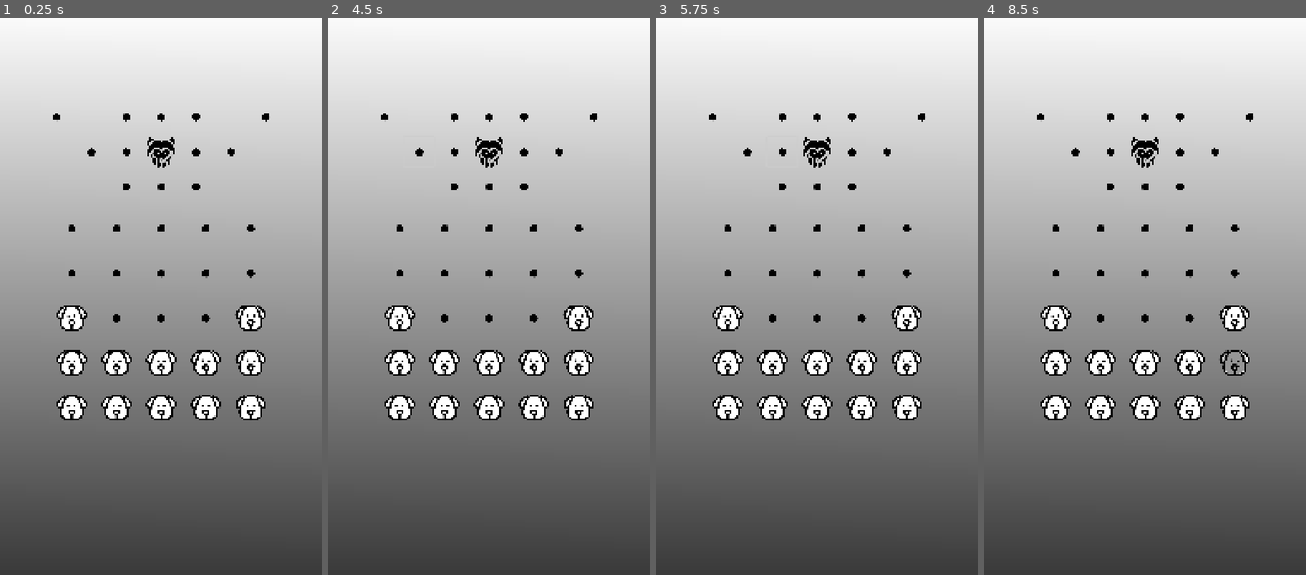
Above: before the commit, frames 1-4 (left to right).
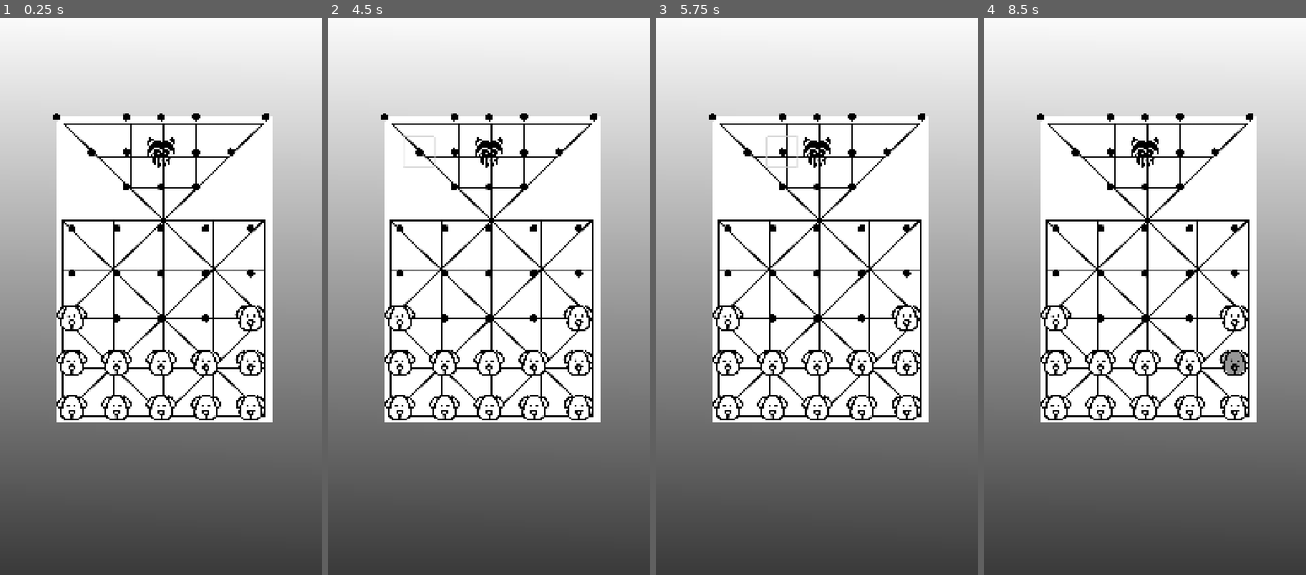
Above: after the commit, the same moments.

Repository: LeYohan-rgb/komikan
Game: Godot game, scene res://Scenes/game_scene.tscn
The game is run twice, just before and just after one commit, with the same random seed, the same clock (stepped at 60 frames per second) and the same inputs. This scene is started directly instead of the project's main scene.
Inputs (mouse positions are in pixels of both pictures, inside the frame that each line leads up to):
- Up to frame 1 (0.25 s): no input
- Up to frame 2 (4.5 s): click (385, 118) at 0.52 s; tap Enter at 1.25, 2.75, 4.25 s; move the mouse to (472, 402) at 1.27 s; hold Up 1.28-2.78 s; tap Alt at 1.35, 2.85, 4.35 s; click (472, 402) at 1.42 s; tap Space at 2, 3.5 s; move the mouse to (585, 374) at 2.02 s; tap Shift at 2.1, 3.6 s; move the mouse to (392, 201) at 2.77 s; hold Left 2.78-4.28 s; move the mouse to (505, 290) at 3.52 s; click (505, 290) at 3.67 s; move the mouse to (440, 146) at 4.27 s; hold Down from 4.28 s (still down)
- Up to frame 3 (5.75 s): tap Space at 5 s; move the mouse to (887, 257) at 5.02 s; release Down at 5.03 s; hold Right from 5.03 s (still down); tap Shift at 5.1 s
- Up to frame 4 (8.5 s): move the mouse to (1080, 318) at 5.77 s; release Right at 5.78 s; hold Up 5.78-6.53 s; tap Alt at 5.85, 7.35 s; click (1080, 318) at 5.92 s; move the mouse to (1177, 162) at 6.52 s; hold Right from 6.53 s (still down); tap Shift at 6.6, 8.1 s; move the mouse to (1128, 402) at 7.27 s; move the mouse to (1241, 374) at 8.02 s; click (1241, 374) at 8.17 s

The runs differ from the first frame. In frame 1, 32% of the frame differs, in the area x 17-85%, y 17-73%; in frame 2, 32%; in frame 3, 32%; in frame 4, 32%.

Commit message:
Began redoing the neighbors models by including all 8 directions

Diff:
--- a/Scenes/game_scene.tscn
+++ b/Scenes/game_scene.tscn
@@ -2,6 +2,7 @@
 
 [ext_resource type="Script" uid="uid://c0oub7gjp7j7i" path="res://Scripts/game_scene.gd" id="1_b6fju"]
 [ext_resource type="PackedScene" uid="uid://bcea2io7e6nmc" path="res://Scenes/tile.tscn" id="1_x87qo"]
+[ext_resource type="Texture2D" uid="uid://cj003cwiap5ls" path="res://Graphics/tablero_komikan.png" id="2_6h5vk"]
 
 [sub_resource type="Gradient" id="Gradient_oqyrl"]
 colors = PackedColorArray(0.23031491, 0.23031494, 0.23031494, 1, 1, 1, 1, 1)
@@ -32,6 +33,11 @@
 grow_vertical = 2
 theme_override_styles/panel = SubResource("StyleBoxTexture_x87qo")
 
+[node name="Sprite2D" type="Sprite2D" parent="." unique_id=1606424549]
+position = Vector2(550.99994, 898)
+scale = Vector2(0.4858681, 0.47134942)
+texture = ExtResource("2_6h5vk")
+
 [node name="game_scene_layout" type="VBoxContainer" parent="." unique_id=1580218819]
 layout_mode = 1
 anchors_preset = 15
@@ -64,7 +70,7 @@
 custom_minimum_size = Vector2(50, 50)
 layout_mode = 2
 cell_ID = 26
-neighbors = Array[int]([27, 31])
+neighbors = Array[int]([0, 0, 27, 31, 0, 0, 0, 0])
 
 [node name="row_2" type="GridContainer" parent="game_scene_layout/board_layout/triangle_board" unique_id=1380362969]
 layout_mode = 2
@@ -79,7 +85,7 @@
 custom_minimum_size = Vector2(50, 50)
 layout_mode = 2
 cell_ID = 31
-neighbors = Array[int]([32, 36, 26])
+neighbors = Array[int]([0, 0, 32, 36, 0, 0, 0, 26])
 
 [node name="row_3" type="GridContainer" parent="game_scene_layout/board_layout/triangle_board" unique_id=1370903868]
 layout_mode = 2
@@ -89,19 +95,19 @@
 custom_minimum_size = Vector2(50, 50)
 layout_mode = 2
 cell_ID = 27
-neighbors = Array[int]([28, 32, 26])
+neighbors = Array[int]([0, 0, 28, 0, 32, 0, 26, 0])
 
 [node name="tile32" parent="game_scene_layout/board_layout/triangle_board/row_3" unique_id=1178471661 instance=ExtResource("1_x87qo")]
 custom_minimum_size = Vector2(50, 50)
 layout_mode = 2
 cell_ID = 32
-neighbors = Array[int]([27, 33, 36, 31])
+neighbors = Array[int]([0, 0, 0, 0, 0, 0, 0, 0])
 
 [node name="tile36" parent="game_scene_layout/board_layout/triangle_board/row_3" unique_id=1534843323 instance=ExtResource("1_x87qo")]
 custom_minimum_size = Vector2(50, 50)
 layout_mode = 2
 cell_ID = 36
-neighbors = Array[int]([32, 37, 3, 31])
+neighbors = Array[int]([0, 0, 0, 0, 0, 0, 0, 0])
 
 [node name="row_4" type="GridContainer" parent="game_scene_layout/board_layout/triangle_board" unique_id=1920645385]
 layout_mode = 2
@@ -111,19 +117,19 @@
 custom_minimum_size = Vector2(50, 50)
 layout_mode = 2
 cell_ID = 28
-neighbors = Array[int]([29, 33, 27])
+neighbors = Array[int]([0, 0, 29, 0, 33, 0, 27, 0])
 
 [node name="tile33" parent="game_scene_layout/board_layout/triangle_board/row_4" unique_id=1647229703 instance=ExtResource("1_x87qo")]
 custom_minimum_size = Vector2(50, 50)
 layout_mode = 2
 cell_ID = 33
-neighbors = Array[int]([28, 34, 37, 32])
+neighbors = Array[int]([0, 0, 0, 0, 0, 0, 0, 0])
 
 [node name="tile37" parent="game_scene_layout/board_layout/triangle_board/row_4" unique_id=508963051 instance=ExtResource("1_x87qo")]
 custom_minimum_size = Vector2(50, 50)
 layout_mode = 2
 cell_ID = 37
-neighbors = Array[int]([33, 38, 3, 36])
+neighbors = Array[int]([0, 0, 0, 0, 0, 0, 0, 0])
 
 [node name="row_5" type="GridContainer" parent="game_scene_layout/board_layout/triangle_board" unique_id=1836124627]
 layout_mode = 2
@@ -133,19 +139,19 @@
 custom_minimum_size = Vector2(50, 50)
 layout_mode = 2
 cell_ID = 29
-neighbors = Array[int]([30, 34, 28])
+neighbors = Array[int]([0, 0, 30, 0, 34, 0, 28, 0])
 
 [node name="tile34" parent="game_scene_layout/board_layout/triangle_board/row_5" unique_id=101207105 instance=ExtResource("1_x87qo")]
 custom_minimum_size = Vector2(50, 50)
 layout_mode = 2
 cell_ID = 34
-neighbors = Array[int]([29, 35, 38, 33])
+neighbors = Array[int]([0, 0, 0, 0, 0, 0, 0, 0])
 
 [node name="tile38" parent="game_scene_layout/board_layout/triangle_board/row_5" unique_id=303004866 instance=ExtResource("1_x87qo")]
 custom_minimum_size = Vector2(50, 50)
 layout_mode = 2
 cell_ID = 38
-neighbors = Array[int]([34, 35, 3, 37])
+neighbors = Array[int]([0, 0, 0, 0, 0, 0, 0, 0])
 
 [node name="row_6" type="GridContainer" parent="game_scene_layout/board_layout/triangle_board" unique_id=869466926]
 layout_mode = 2
@@ -160,7 +166,7 @@
 custom_minimum_size = Vector2(50, 50)
 layout_mode = 2
 cell_ID = 35
-neighbors = Array[int]([36, 38, 34])
+neighbors = Array[int]([0, 0, 0, 0, 0, 0, 0, 0])
 
 [node name="row_7" type="GridContainer" parent="game_scene_layout/board_layout/triangle_board" unique_id=613261556]
 layout_mode = 2
@@ -170,7 +176,7 @@
 custom_minimum_size = Vector2(50, 50)
 layout_mode = 2
 cell_ID = 30
-neighbors = Array[int]([35, 29])
+neighbors = Array[int]([0, 0, 0, 0, 0, 35, 29, 0])
 
 [node name="big_square_board" type="GridContainer" parent="game_scene_layout/board_layout" unique_id=53629640]
 layout_mode = 2
@@ -185,151 +191,151 @@
 custom_minimum_size = Vector2(50, 50)
 layout_mode = 2
 cell_ID = 1
-neighbors = Array[int]([2, 7, 6])
+neighbors = Array[int]([0, 0, 0, 0, 0, 0, 0, 0])
 
 [node name="tile2" parent="game_scene_layout/board_layout/big_square_board" unique_id=1564875243 instance=ExtResource("1_x87qo")]
 custom_minimum_size = Vector2(50, 50)
 layout_mode = 2
 cell_ID = 2
-neighbors = Array[int]([3, 7, 1])
+neighbors = Array[int]([0, 0, 0, 0, 0, 0, 0, 0])
 
 [node name="tile3" parent="game_scene_layout/board_layout/big_square_board" unique_id=1392585785 instance=ExtResource("1_x87qo")]
 custom_minimum_size = Vector2(50, 50)
 layout_mode = 2
 cell_ID = 3
-neighbors = Array[int]([37, 38, 4, 9, 8, 7, 2, 36])
+neighbors = Array[int]([0, 0, 0, 0, 0, 0, 0, 0])
 
 [node name="tile4" parent="game_scene_layout/board_layout/big_square_board" unique_id=83041954 instance=ExtResource("1_x87qo")]
 custom_minimum_size = Vector2(50, 50)
 layout_mode = 2
 cell_ID = 4
-neighbors = Array[int]([5, 9, 3])
+neighbors = Array[int]([0, 0, 0, 0, 0, 0, 0, 0])
 
 [node name="tile5" parent="game_scene_layout/board_layout/big_square_board" unique_id=1776810209 instance=ExtResource("1_x87qo")]
 custom_minimum_size = Vector2(50, 50)
 layout_mode = 2
 cell_ID = 5
-neighbors = Array[int]([10, 9, 4])
+neighbors = Array[int]([0, 0, 0, 0, 0, 0, 0, 0])
 
 [node name="tile6" parent="game_scene_layout/board_layout/big_square_board" unique_id=1561313850 instance=ExtResource("1_x87qo")]
 custom_minimum_size = Vector2(50, 50)
 layout_mode = 2
 cell_ID = 6
-neighbors = Array[int]([1, 7, 11])
+neighbors = Array[int]([0, 0, 0, 0, 0, 0, 0, 0])
 
 [node name="tile7" parent="game_scene_layout/board_layout/big_square_board" unique_id=548505014 instance=ExtResource("1_x87qo")]
 custom_minimum_size = Vector2(50, 50)
 layout_mode = 2
 cell_ID = 7
-neighbors = Array[int]([2, 3, 8, 13, 12, 11, 6, 1])
+neighbors = Array[int]([0, 0, 0, 0, 0, 0, 0, 0])
 
 [node name="tile8" parent="game_scene_layout/board_layout/big_square_board" unique_id=1972821514 instance=ExtResource("1_x87qo")]
 custom_minimum_size = Vector2(50, 50)
 layout_mode = 2
 cell_ID = 8
-neighbors = Array[int]([3, 9, 13, 7])
+neighbors = Array[int]([0, 0, 0, 0, 0, 0, 0, 0])
 
 [node name="tile9" parent="game_scene_layout/board_layout/big_square_board" unique_id=1295841130 instance=ExtResource("1_x87qo")]
 custom_minimum_size = Vector2(50, 50)
 layout_mode = 2
 cell_ID = 9
-neighbors = Array[int]([4, 5, 10, 15, 14, 13, 8, 3])
+neighbors = Array[int]([0, 0, 0, 0, 0, 0, 0, 0])
 
 [node name="tile10" parent="game_scene_layout/board_layout/big_square_board" unique_id=1627703811 instance=ExtResource("1_x87qo")]
 custom_minimum_size = Vector2(50, 50)
 layout_mode = 2
 cell_ID = 10
-neighbors = Array[int]([5, 15, 9])
+neighbors = Array[int]([0, 0, 0, 0, 0, 0, 0, 0])
 
 [node name="tile11" parent="game_scene_layout/board_layout/big_square_board" unique_id=272307940 instance=ExtResource("1_x87qo")]
 custom_minimum_size = Vector2(50, 50)
 layout_mode = 2
 cell_ID = 11
-neighbors = Array[int]([6, 7, 12, 17, 16])
+neighbors = Array[int]([0, 0, 0, 0, 0, 0, 0, 0])
 
 [node name="tile12" parent="game_scene_layout/board_layout/big_square_board" unique_id=682307420 instance=ExtResource("1_x87qo")]
 custom_minimum_size = Vector2(50, 50)
 layout_mode = 2
 cell_ID = 12
-neighbors = Array[int]([7, 13, 17, 11])
+neighbors = Array[int]([0, 0, 0, 0, 0, 0, 0, 0])
 
 [node name="tile13" parent="game_scene_layout/board_layout/big_square_board" unique_id=406171312 instance=ExtResource("1_x87qo")]
 custom_minimum_size = Vector2(50, 50)
 layout_mode = 2
 cell_ID = 13
-neighbors = Array[int]([8, 9, 14, 19, 18, 17, 12, 7])
+neighbors = Array[int]([0, 0, 0, 0, 0, 0, 0, 0])
 
 [node name="tile14" parent="game_scene_layout/board_layout/big_square_board" unique_id=1778559568 instance=ExtResource("1_x87qo")]
 custom_minimum_size = Vector2(50, 50)
 layout_mode = 2
 cell_ID = 14
-neighbors = Array[int]([9, 15, 19, 13])
+neighbors = Array[int]([0, 0, 0, 0, 0, 0, 0, 0])
 
 [node name="tile15" parent="game_scene_layout/board_layout/big_square_board" unique_id=482054434 instance=ExtResource("1_x87qo")]
 custom_minimum_size = Vector2(50, 50)
 layout_mode = 2
 cell_ID = 15
-neighbors = Array[int]([10, 20, 19, 14, 9])
+neighbors = Array[int]([0, 0, 0, 0, 0, 0, 0, 0])
 
 [node name="tile16" parent="game_scene_layout/board_layout/big_square_board" unique_id=1462957809 instance=ExtResource("1_x87qo")]
 custom_minimum_size = Vector2(50, 50)
 layout_mode = 2
 cell_ID = 16
-neighbors = Array[int]([11, 17, 21])
+neighbors = Array[int]([0, 0, 0, 0, 0, 0, 0, 0])
 
 [node name="tile17" parent="game_scene_layout/board_layout/big_square_board" unique_id=628271975 instance=ExtResource("1_x87qo")]
 custom_minimum_size = Vector2(50, 50)
 layout_mode = 2
 cell_ID = 17
-neighbors = Array[int]([12, 13, 18, 23, 22, 21, 16, 11])
+neighbors = Array[int]([0, 0, 0, 0, 0, 0, 0, 0])
 
 [node name="tile18" parent="game_scene_layout/board_layout/big_square_board" unique_id=21111786 instance=ExtResource("1_x87qo")]
 custom_minimum_size = Vector2(50, 50)
 layout_mode = 2
 cell_ID = 18
-neighbors = Array[int]([13, 19, 23, 17])
+neighbors = Array[int]([0, 0, 0, 0, 0, 0, 0, 0])
 
 [node name="tile19" parent="game_scene_layout/board_layout/big_square_board" unique_id=942549088 instance=ExtResource("1_x87qo")]
 custom_minimum_size = Vector2(50, 50)
 layout_mode = 2
 cell_ID = 19
-neighbors = Array[int]([14, 15, 20, 25, 24, 23, 18, 13])
+neighbors = Array[int]([0, 0, 0, 0, 0, 0, 0, 0])
 
 [node name="tile20" parent="game_scene_layout/board_layout/big_square_board" unique_id=918917612 instance=ExtResource("1_x87qo")]
 custom_minimum_size = Vector2(50, 50)
 layout_mode = 2
 cell_ID = 20
-neighbors = Array[int]([15, 25, 19])
+neighbors = Array[int]([0, 0, 0, 0, 0, 0, 0, 0])
 
 [node name="tile21" parent="game_scene_layout/board_layout/big_square_board" unique_id=309736119 instance=ExtResource("1_x87qo")]
 custom_minimum_size = Vector2(50, 50)
 layout_mode = 2
 cell_ID = 21
-neighbors = Array[int]([16, 17, 22])
+neighbors = Array[int]([0, 0, 0, 0, 0, 0, 0, 0])
 
 [node name="tile22" parent="game_scene_layout/board_layout/big_square_board" unique_id=918789883 instance=ExtResource("1_x87qo")]
 custom_minimum_size = Vector2(50, 50)
 layout_mode = 2
 cell_ID = 22
-neighbors = Array[int]([17, 23, 21])
+neighbors = Array[int]([0, 0, 0, 0, 0, 0, 0, 0])
 
 [node name="tile23" parent="game_scene_layout/board_layout/big_square_board" unique_id=1766822584 instance=ExtResource("1_x87qo")]
 custom_minimum_size = Vector2(50, 50)
 layout_mode = 2
 cell_ID = 23
-neighbors = Array[int]([18, 19, 24, 22, 17])
+neighbors = Array[int]([0, 0, 0, 0, 0, 0, 0, 0])
 
 [node name="tile24" parent="game_scene_layout/board_layout/big_square_board" unique_id=1450365829 instance=ExtResource("1_x87qo")]
 custom_minimum_size = Vector2(50, 50)
 layout_mode = 2
 cell_ID = 24
-neighbors = Array[int]([19, 25, 23])
+neighbors = Array[int]([0, 0, 0, 0, 0, 0, 0, 0])
 
 [node name="tile25" parent="game_scene_layout/board_layout/big_square_board" unique_id=1690990126 instance=ExtResource("1_x87qo")]
 custom_minimum_size = Vector2(50, 50)
 layout_mode = 2
 cell_ID = 25
-neighbors = Array[int]([20, 24, 19])
+neighbors = Array[int]([0, 0, 0, 0, 0, 0, 0, 0])
 
 [node name="HBoxContainer2" type="HBoxContainer" parent="game_scene_layout" unique_id=550687585]
 layout_mode = 2
--- a/Scripts/game_scene.gd
+++ b/Scripts/game_scene.gd
@@ -103,6 +103,8 @@
 		#NO CELL NOW
 		Global.selected_cell = 0
 		for i in cell_ID_to_node[cell_num].neighbors:
+			if i == 0:
+				continue
 			if cell_ID_to_node[i].state == "":
 				cell_ID_to_node[i].change_is_pressed_state("")
 	elif is_pressed == "selected": #SELECT
@@ -114,12 +116,18 @@
 			Global.selected_cell = cell_num #DECLARE NEW SELECTED CELL AS SELECTED
 
 		for i in cell_ID_to_node[cell_num].neighbors:
+
+			if i == 0:
+				continue
+
 			if cell_ID_to_node[i].state == "":
 				cell_ID_to_node[i].change_is_pressed_state("highlighted")
 
 func deselect_cell(cell_num : int):
 		cell_ID_to_node[cell_num].change_is_pressed_state("")
 		for i in cell_ID_to_node[cell_num].neighbors:
+			if i == 0:
+				continue
 			if cell_ID_to_node[i].state == "":
 				cell_ID_to_node[i].change_is_pressed_state("")
 
Binary file added: Graphics/tablero_komikan.png
Not shown, added: Graphics/tablero_komikan.png.import
